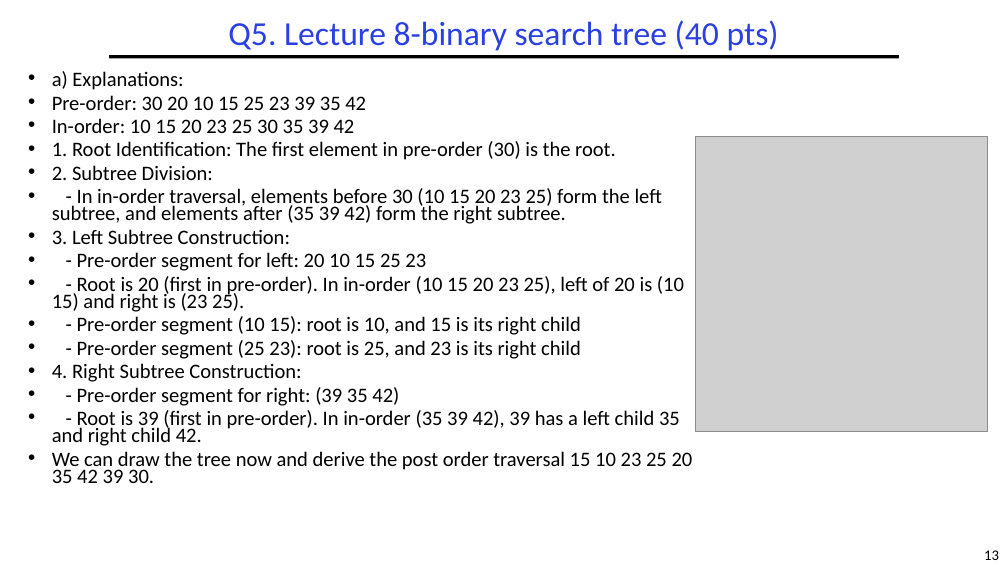
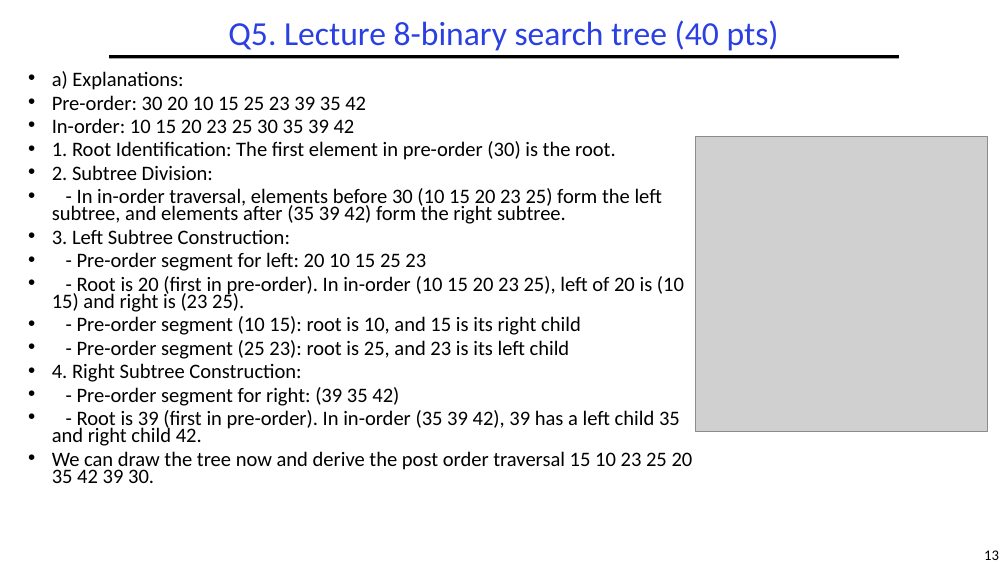
Before and after one commit to guhofstra/CSC111Fa25, a slide deck: slide 13 of PPTs/Exam/CSC017 MidtermExam Sp2025 ANS.pptx. Drawn at 1008x567 pixels with LibreOffice and Linux fonts; fonts in the diff are those of the drawing; grey boxes stand for pictures. Boxes give left, top, right and bottom in pixels: in the first picture for what was removed or moved away, otherwise in the second. Text is boxed around its words. In the diff, an @@ line names an element or a change of style, - is before the commit and + after.

```diff
--- a/PPTs/Exam/CSC017 MidtermExam Sp2025 ANS.pptx
+++ b/PPTs/Exam/CSC017 MidtermExam Sp2025 ANS.pptx
@@ text at [77,340,570,359]: text changed @@
-• - Pre-order segment (25 23): root is 25, and 23 is its right child
+• - Pre-order segment (25 23): root is 25, and 23 is its left child
```
Also in this commit, not shown: 1 other slide changed, 1 slide added, 2 slides removed, 10 other files.
